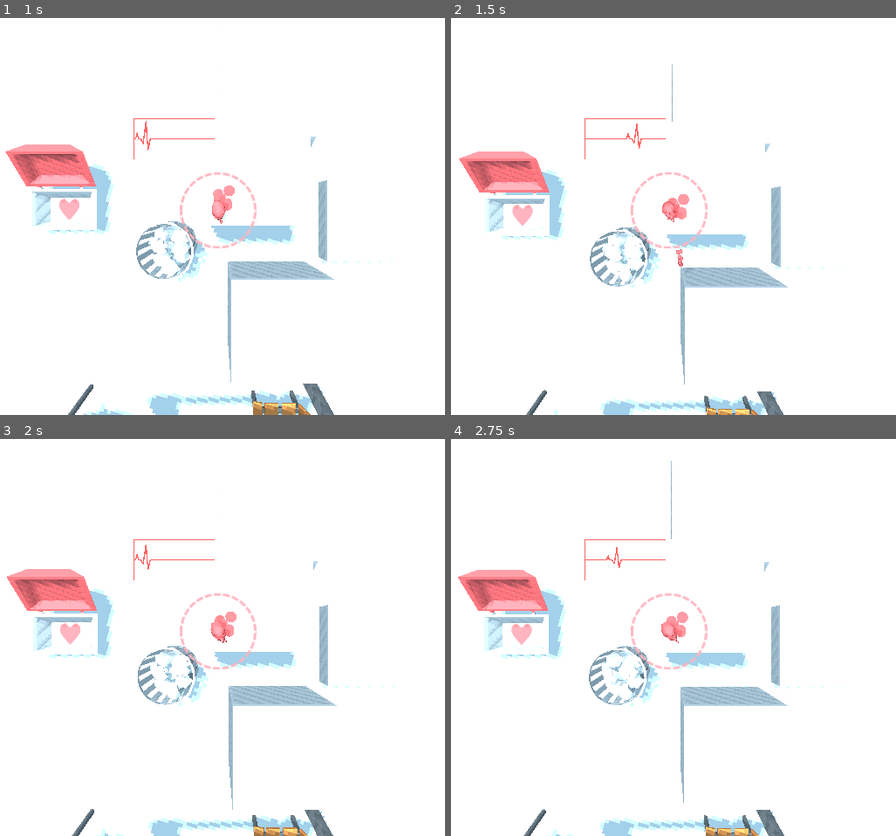
Above: before the commit, frames 1-4 (two rows, left to right).
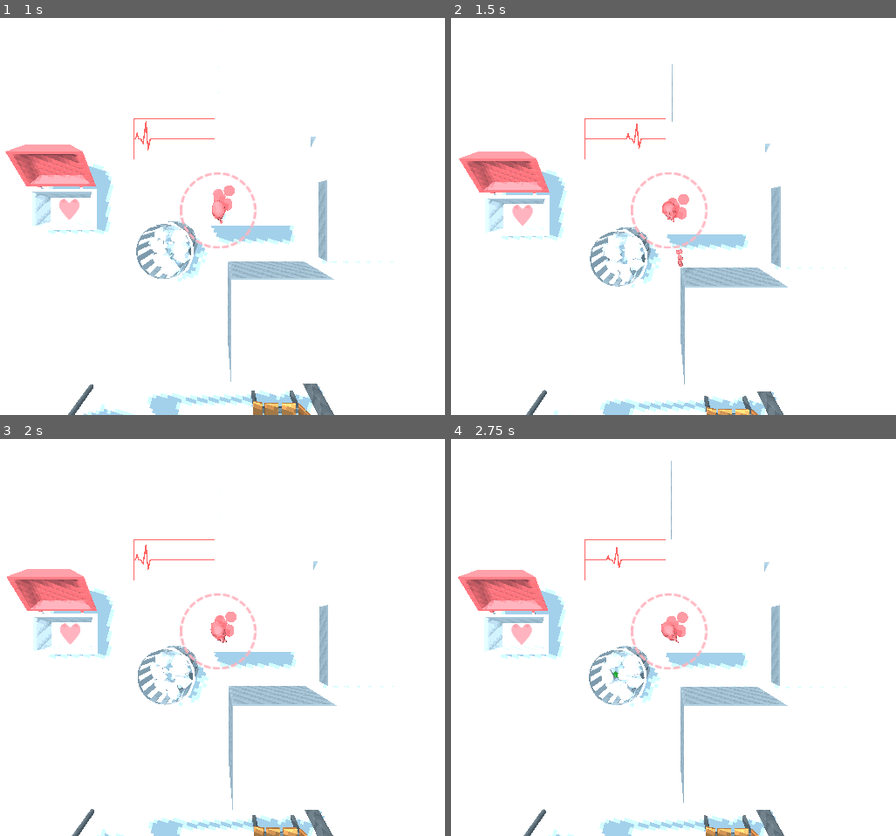
Above: after the commit, the same moments.

Repository: CaptainProton42/ldjam46
Game: Godot game, scene res://TestTopDown.tscn
Two runs of this game, one before a commit and one after it. Both use one fixed random seed, a clock stepped at 60 frames per second and the inputs below.
Inputs (mouse positions are in pixels of both pictures, inside the frame that each line leads up to):
- Up to frame 1 (1 s): tap Space (restart) at 0.5 s; move the mouse to (373, 188) at 0.52 s; press the mouse at (373, 188) at 0.53 s; hold W (forward) from 0.53 s (still down)
- Up to frame 2 (1.5 s): tap Space (restart) at 1.25 s; move the mouse to (531, 232) at 1.27 s; release W (forward) at 1.28 s; release the mouse at (531, 232) at 1.28 s; click (531, 232) at 1.35 s
- Up to frame 3 (2 s): no input
- Up to frame 4 (2.75 s): tap Space (restart) at 2 s; move the mouse to (740, 542) at 2.02 s; press the mouse at (740, 542) at 2.03 s; hold W (forward) from 2.03 s (still down)

Frame 1 is identical in both runs. In frame 2, less than 0.1% of the frame differs, in the area x 34-44%, y 54-67%; in frame 3, less than 0.1%; in frame 4, 0.2%, in the area x 33-44%, y 53-66%.

Commit message:
Fixed crash on html.

Diff:
--- a/TestTopDown.tscn
+++ b/TestTopDown.tscn
@@ -14,6 +14,7 @@
 [ext_resource path="res://objects/Bench.tscn" type="PackedScene" id=12]
 [ext_resource path="res://TextAnnouncer.tscn" type="PackedScene" id=13]
 [ext_resource path="res://scripts/LevelFlow.gd" type="Script" id=14]
+[ext_resource path="res://WinTrigger.tscn" type="PackedScene" id=15]
 [ext_resource path="res://JumpPredictor.tscn" type="PackedScene" id=16]
 [ext_resource path="res://GoalBox.tscn" type="PackedScene" id=17]
 
@@ -197,3 +198,6 @@
 
 [node name="GoalBox" parent="." instance=ExtResource( 17 )]
 transform = Transform( 1, 0, 0, 0, 1, 0, 0, 0, 1, -5.88846, 0.651184, 0 )
+
+[node name="WinTrigger" parent="." instance=ExtResource( 15 )]
+transform = Transform( 1, 0, 0, 0, 1, 0, 0, 0, 1, 1.68112, 0.880671, 0 )
--- a/scripts/GoalBox.gd
+++ b/scripts/GoalBox.gd
@@ -3,5 +3,9 @@
 onready var animation_player = get_node("AnimationPlayer")
 onready var win_trigger = get_node("WinTrigger")
 
+func disable_lid_collision():
+	get_node("Lid/CollisionShape").disabled = true
+
 func _ready():
 	win_trigger.connect("boxed", animation_player, "play", ["close"])
+	win_trigger.connect("boxed", self, "disable_lid_collision")
Not shown: 1 places in TestTopDown.tscn that only renumber resources
